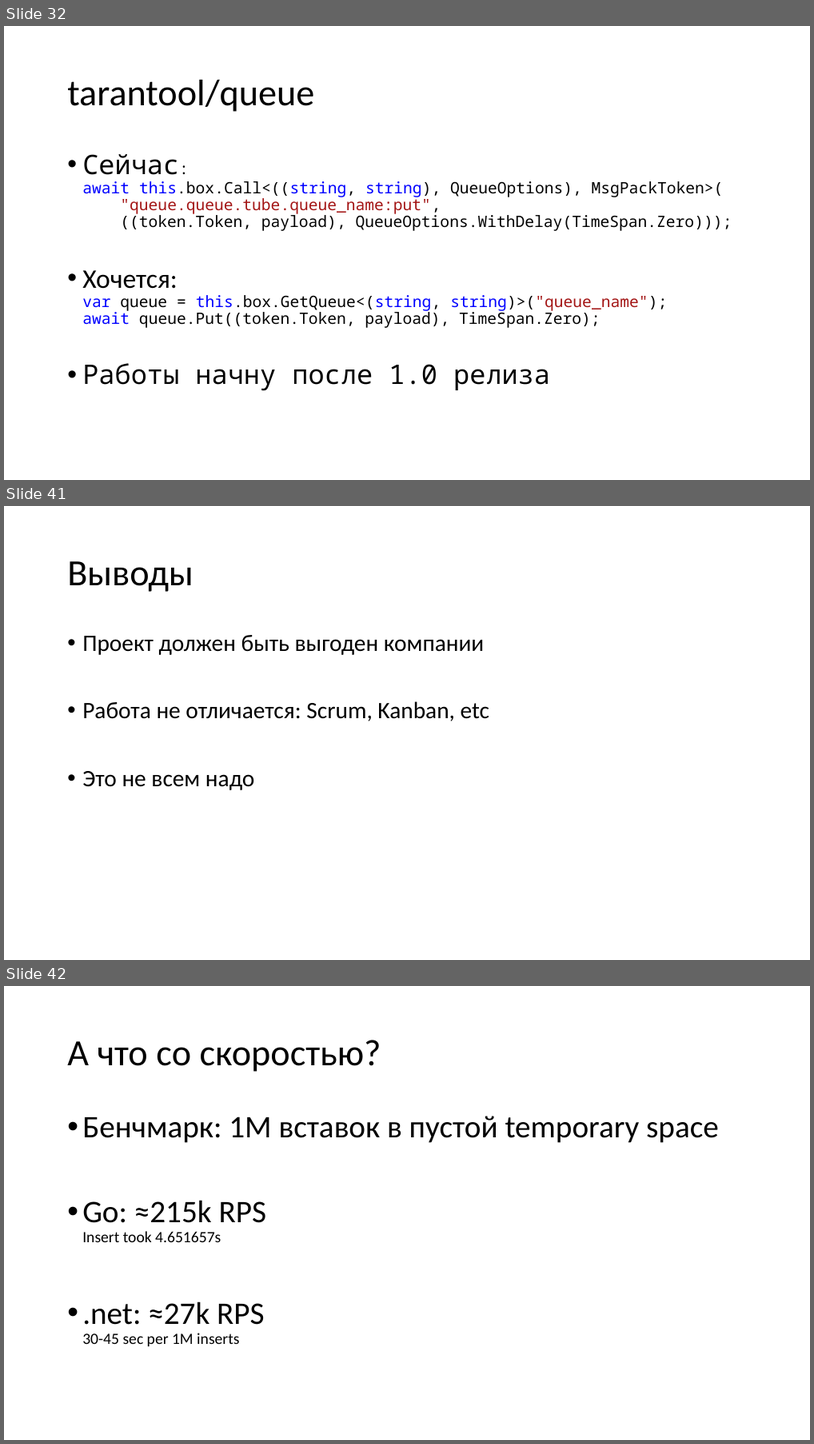
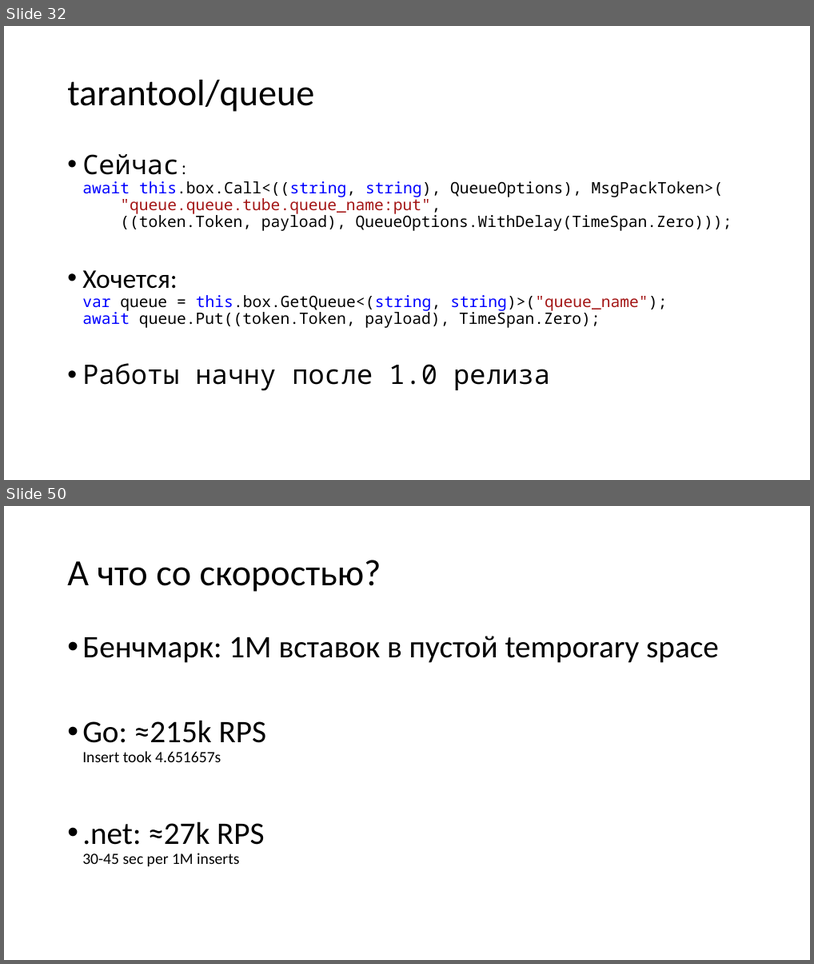
Before and after one commit to aensidhe/presentations, a slide deck: 2018/09/dotnext/Что такое Tarantool и его использование в .net.pptx. Shown one above the other, each under a label of ours: slides 32, 41 and 42 before the commit, slides 32 and 50 after it; the slides between them are not shown. The pictures are 814x1444 and 814x964 pixels, drawn with LibreOffice and Linux fonts; fonts in the diff are those of the drawing. Boxes give left, top, right and bottom in pixels: in the first picture for what was removed or moved away, otherwise in the second. Text is boxed around its words. In the diff, an @@ line names an element or a change of style, - is before the commit and + after.

```diff
--- a/2018/09/dotnext/Что такое Tarantool и его использование в .net.pptx
+++ b/2018/09/dotnext/Что такое Tarantool и его использование в .net.pptx
@@ slide 41 removed at box(4, 506, 810, 960), background #FFFFFF @@
@@ title removed at box(67, 561, 194, 592) @@
-Выводы
@@ text removed at box(82, 635, 490, 790) @@
-• Проект должен быть выгоден компании
-• Работа не отличается: Scrum, Kanban, etc
-• Это не всем надо
@@ what was slide 42 is now slide 50 @@
```
Also in this commit, not shown: 25 slides added, 8 other slides removed.
